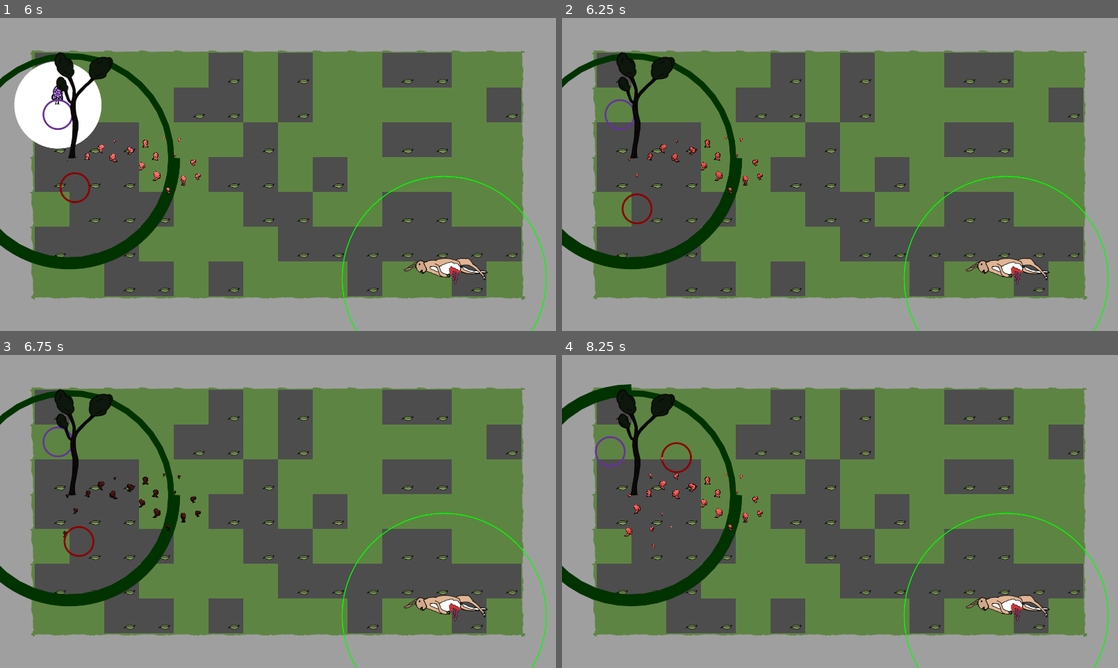
Above: before the commit, frames 1-4 (two rows, left to right).
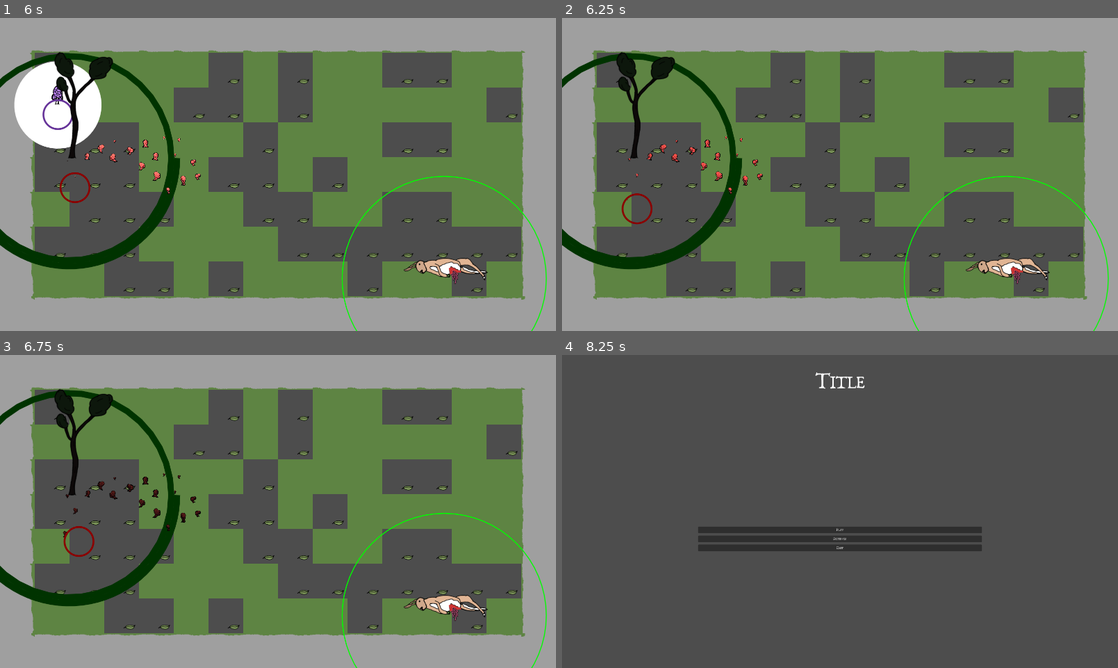
Above: after the commit, the same moments.

Repository: carcinizer/slavic-2025
Game: Godot game, scene res://scenes/main_menu.tscn
Two runs of this game, one before a commit and one after it. Both use one fixed random seed, a clock stepped at 60 frames per second and the inputs below.
Inputs:
- Up to frame 1 (6 s): click "Play" at 0.5 s; tap Enter at 1.25 s; hold Right (right1) 1.28-2.03 s; tap S (down2) at 1.35, 4.35 s; hold Down (down1) 2.03-2.78 s; tap A (left2) at 2.1, 5.1 s; hold Right (right1) 2.78-3.53 s; tap D (right2) at 2.85, 5.85 s; hold Up (up1) 3.53-4.28 s; tap W (up2) at 3.6 s; hold Left (left1) 4.28-5.78 s; tap Space (debug) at 4.9 s; hold Down (down1) from 5.78 s (still down)
- Up to frame 2 (6.25 s): keep holding Down (down1)
- Up to frame 3 (6.75 s): release Down (down1) at 6.53 s; hold Right (right1) from 6.53 s (still down); tap W (up2) at 6.6 s
- Up to frame 4 (8.25 s): release Right (right1) at 7.28 s; hold Up (up1) 7.28-8.03 s; tap S (down2) at 7.35 s; hold Right (right1) from 8.03 s (still down); tap A (left2) at 8.1 s

Frame 1 is identical in both runs. In frame 2, less than 0.1% of the frame differs, in the area x 7-13%, y 26-36%; in frame 3, less than 0.1%; in frame 4, 74%, in the area x 0-100%, y 0-100%.

Commit message:
reset game when 1 player left

Diff:
--- a/src/cursor.gd
+++ b/src/cursor.gd
@@ -18,6 +18,7 @@
 var my_mushrooms: Array[Mushroom] = []
 var nearby_mushrooms: Array[Mushroom] = []
 
+var time_since_spawn = 0
 
 func _ready():
 	GLOB.all_cursors[player_id] = self
@@ -39,6 +40,7 @@
 
 
 func _process(delta: float) -> void:
+	time_since_spawn += delta
 	#match player_id:
 	#	0: position += Input.get_vector("left1","right1","up1","down1") * 500 * delta
 	#	1: position += Input.get_vector("left2","right2","up2","down2") * 500 * delta
@@ -65,6 +67,10 @@
 		Vector2(radius/2, radius/2),
 		Vector2(MAP_WIDTH - radius/2, MAP_HEIGHT - radius/2),
 	)
+	# print(my_mushrooms.size())
+	if my_mushrooms.size() == 0 and time_since_spawn > 5:
+		queue_free()
+		GLOB.players_in_the_game -= 1
 
 	if nearby_mushrooms.size() == 0:
 		return
--- a/src/global/glob.gd
+++ b/src/global/glob.gd
@@ -6,7 +6,10 @@
 var all_lifelines: Array[StaticBody2D] = []
 var all_cursors: Dictionary[int, Cursor] = {}
 var player_colors: Array[Color] = [Color.REBECCA_PURPLE, Color.DARK_RED, Color.LIGHT_YELLOW, Color.DIM_GRAY]
+var players_in_the_game = 0
 @onready var settings: Settings = load("user://settings.tres")
+
+var debug_mushrooms = 0
 
 # i would have sworn that godot had something like this built in
 var frame = 0
@@ -46,11 +49,18 @@
 
 	refresh_players()
 
+var time_since_spawn = 0
+var gameover = false
 
 func _process(delta: float) -> void:
+	time_since_spawn += delta
 	if Input.is_action_just_pressed("fullscreen"):
 		GLOB.settings.fullscreen = not GLOB.settings.fullscreen
 	frame += 1
+	if time_since_spawn > 5 and players_in_the_game <= 1 and !gameover:
+		gameover = true
+		await get_tree().create_timer(2).timeout
+		get_tree().change_scene_to_file("res://scenes/main_menu.tscn") # TODO change to end screen GAME OVER!!!
 
 func refresh_players():
 	ResourceSaver.save(settings)
--- a/src/map.gd
+++ b/src/map.gd
@@ -14,6 +14,7 @@
 
 func _ready():
 	for player_id in range(GLOB.settings.player_settings.size()):
+		GLOB.players_in_the_game += 1
 		var mushroom: Mushroom = mushroom_scene.instantiate()
 		mushroom.player_id = player_id
 		mushroom.position = mushroom_positions[player_id]
